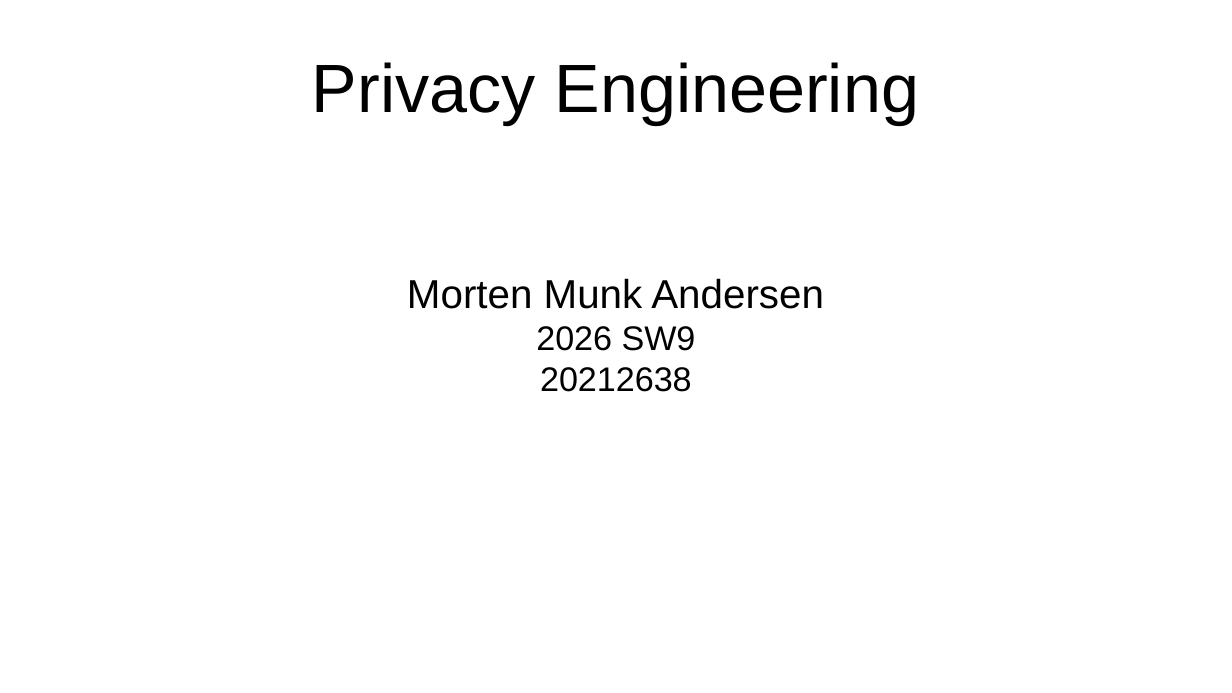
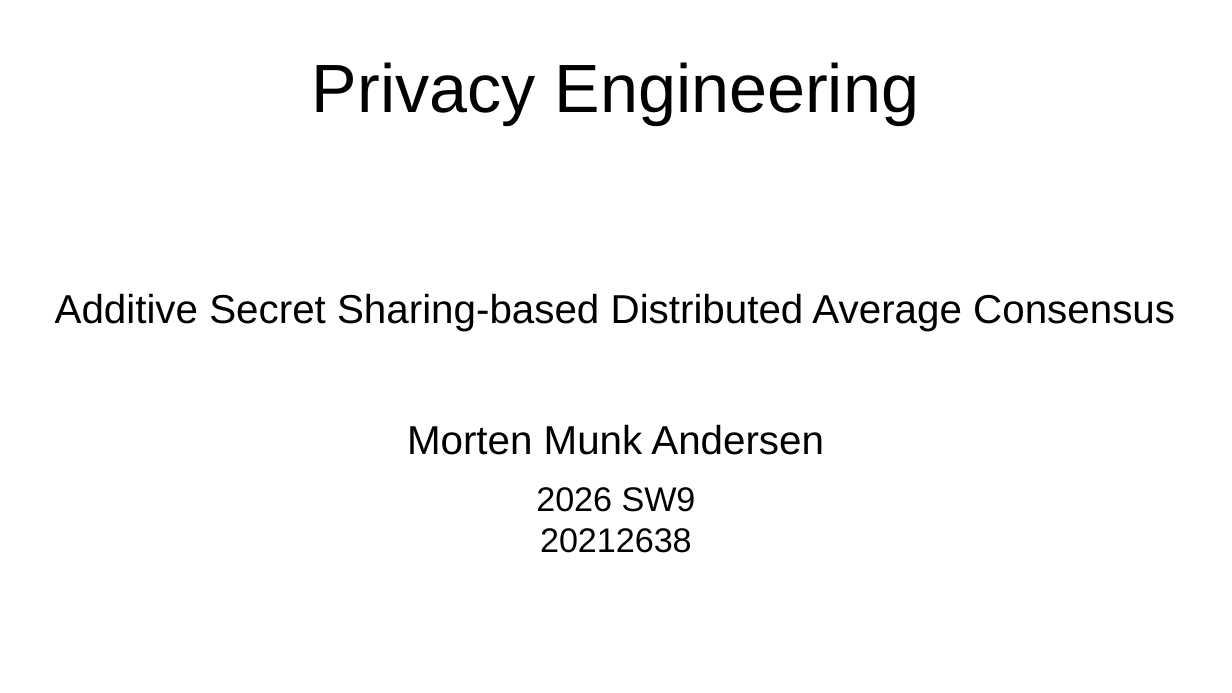
Before and after one commit to MortenMunk/PE-capstone, a slide deck: slide 1 of presentation.odp. Drawn at 1232x693 pixels with LibreOffice and Linux fonts; fonts in the diff are those of the drawing. Boxes give left, top, right and bottom in pixels: in the first picture for what was removed or moved away, otherwise in the second. Text is boxed around its words. In the diff, an @@ line names an element or a change of style, - is before the commit and + after.

```diff
--- a/presentation.odp
+++ b/presentation.odp
@@ subtitle "Additive Secret Sharing-based Distributed Average ...": place and size @@
-subtitle "Additive Secret Sharing-based Distributed Average ..." at (407, 278, 824, 392)
+subtitle "Additive Secret Sharing-based Distributed Average ..." at (55, 293, 1175, 553)
@@ subtitle at (55, 293, 1175, 331): paragraph added @@
+Additive Secret Sharing-based Distributed Average Consensus
@@ subtitle at (407, 424, 824, 455): more space between paragraphs @@
```
Also in this commit, not shown: 4 other slides changed, 6 slides added, 2 slides removed, 6 other files.
